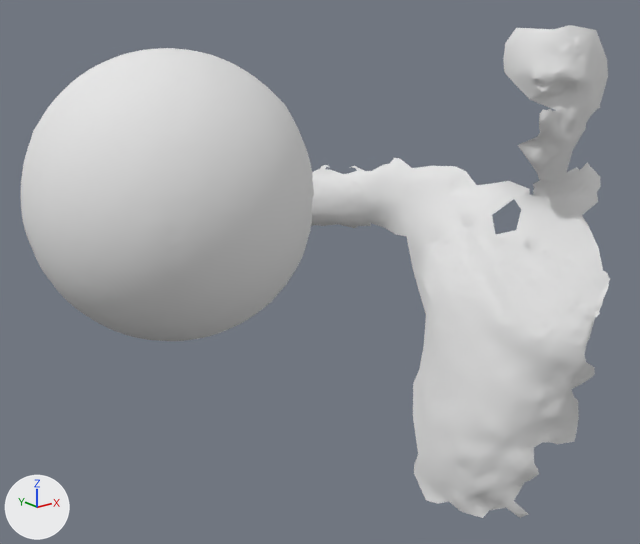
A saved change to the OBJ model res/tangential2/LargeSphere_tangential_02.000037.obj.
The view is the same before and after, from a 50 mm camera at (-166.0, -768.0, 241.0) aimed at (583.0, 168.0, -134.0). Arrows for +X, +Y and +Z are at lower left; the lights stay in place. Where no turn or scale is listed for an object, it has been applied to the vertices.

The first picture shows 'LargeSphere_tangential_02.000037'.
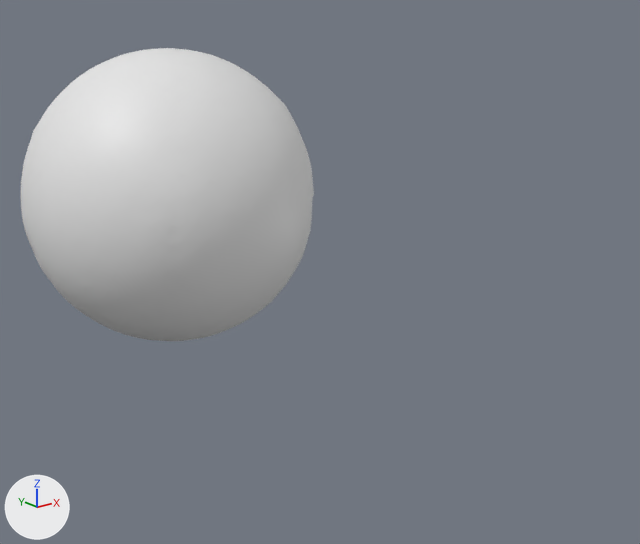
Boxes [x1, y1, x2, y2] around the edits, measured in the pictures (640 x 544 px):
'LargeSphere_tangential_02.000037', reshaped (50% narrower, 40% shorter)
    before: [21, 25, 610, 518]
    after: [21, 48, 314, 341]
part 1 of me_largesphere_tangential_02_000037, deleted
    before: [311, 25, 610, 518]

Patch to the scene script:
```diff
--- a/res/tangential2/LargeSphere_tangential_02.000037.obj.py
+++ b/res/tangential2/LargeSphere_tangential_02.000037.obj.py
@@ me_largesphere_tangential_02_000037 @@
 me_largesphere_tangential_02_000037.from_pydata(...)  # 9149 vertices, 18033 faces; spans x 127.0..993.0, y -119.0..456.0, z -559.0..201.0
 # used by ob_largesphere_tangential_02_000037; location = (0.0, 0.0, 0.0)
-me_largesphere_tangential_02_000037.materials.append(mat_largesphere_tangential_02_000037)  # white #e7e7e7
+# me_largesphere_tangential_02_000037 part 1: the loose piece of 3502 vertices spanning x 680.0..993.0, y -78.0..456.0, z -559.0..201.0 is deleted
```
